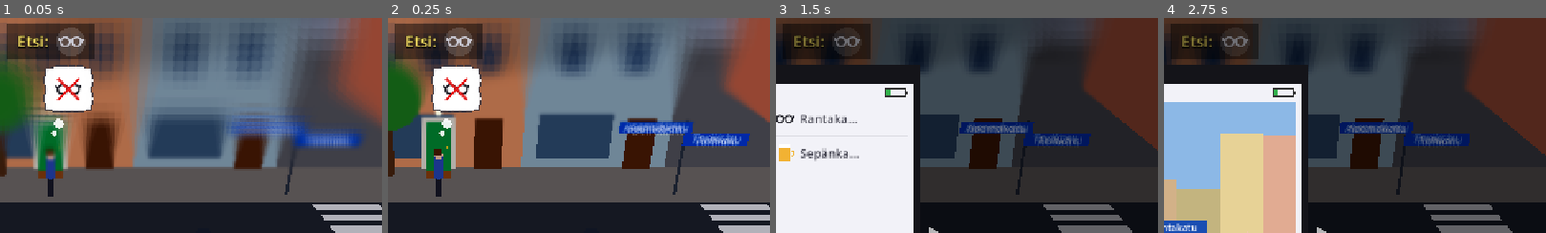
Above: before the commit, frames 1-4 (left to right).
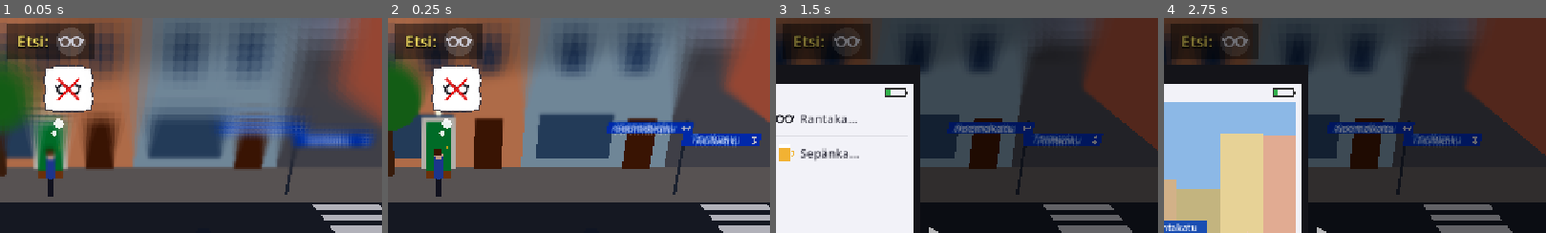
Above: after the commit, the same moments.

Repository: Ecculi/GoodMorningMoonshine
Game: Godot game, scene res://scenes/main.tscn
Two runs of this game, one before a commit and one after it. Both use one fixed random seed, a clock stepped at 60 frames per second and the inputs below.
Inputs:
- Up to frame 1 (0.05 s): no input
- Up to frame 2 (0.25 s): no input
- Up to frame 3 (1.5 s): tap Enter at 0.5 s; hold Right (move_right) 0.53-1.28 s; hold Space (action) 0.53-1.28 s; hold Down (move_down) from 1.28 s (still down); tap P (phone) at 1.35 s
- Up to frame 4 (2.75 s): release Down (move_down) at 2.03 s; hold Right (move_right) from 2.03 s (still down); tap Z at 2.1 s
The pictures show only the part of the screen within x 43-93%, y 0-50%; the shares and areas given below are measured in that part.

The runs differ from the first frame. In frame 1, 0.5% of the frame differs, in the area x 57-98%, y 48-61%; in frame 2, 1.4%, in the area x 57-98%, y 48-60%; in frame 3, 0.9%; in frame 4, 1.0%.

Commit message:
Street signs show arrows: left-right on this street, up-down on the crossing street
Co-Authored-By: Claude Opus 5.5 <noreply@anthropic.com>
Claude-Session: https://claude.ai/code/session_014p1PebUFuQA4D9T8dUNWSx

Diff:
--- a/scripts/block_builder.gd
+++ b/scripts/block_builder.gd
@@ -208,24 +208,49 @@
 		_cyl(root, Vector3(rng.randf_range(-14.0, 14.0), 0.5, -7.5), 0.3, 0.8, Color(0.2, 0.35, 0.25))
 
 
-## Blue street name signs on poles at both corners of the far sidewalk:
-## this street's name and the crossing street's name.
+## Blue street name signs on poles at both corners of the far sidewalk.
+## Upper plate: this street, with a left-right arrow (it continues to the
+## sides). Lower plate: the crossing street, with an up-down arrow (turn
+## onto it by going up or down).
 static func _signs(root: Node3D, seg: Vector3i) -> void:
 	for s in [-1, 1]:
 		var px: float = s * (BLOCK_HALF - 0.4)
 		_cyl(root, Vector3(px, 1.5, -5.4), 0.05, 3.0, Color(0.25, 0.27, 0.3))
-		_sign(root, CityMap.street_name(seg), Vector3(px - s * 1.1, 2.75, -5.36))
-		_sign(root, CityMap.cross_name(seg, s > 0), Vector3(px + s * 1.1, 2.3, -5.36))
-
-
-static func _sign(root: Node3D, text: String, pos: Vector3) -> void:
+		_sign(root, CityMap.street_name(seg), Vector3(px - s * 1.3, 2.75, -5.36), false)
+		_sign(root, CityMap.cross_name(seg, s > 0), Vector3(px + s * 1.3, 2.3, -5.36), true)
+
+
+static func _sign(root: Node3D, text: String, pos: Vector3, vertical: bool) -> void:
+	var text_w := text.length() * 0.25 + 0.3
+	var arrow_w := 0.45
+	var w := text_w + arrow_w
+	_box(root, pos, Vector3(w, 0.42, 0.05), Color(0.1, 0.3, 0.7))
 	var l := _label(text, 48, 0.008)
-	l.position = pos + Vector3(0, 0, 0.04)
+	l.position = pos + Vector3(-arrow_w * 0.5, 0, 0.04)
 	l.set_meta("real_text", text)
 	l.add_to_group("street_sign")
 	root.add_child(l)
-	var w := text.length() * 0.25 + 0.3
-	_box(root, pos, Vector3(w, 0.42, 0.05), Color(0.1, 0.3, 0.7))
+	_sign_arrow(root, pos + Vector3(w * 0.5 - arrow_w * 0.5, 0, 0.035), vertical)
+
+
+## A white double arrow made of thin boxes: up-down or left-right.
+static func _sign_arrow(root: Node3D, c: Vector3, vertical: bool) -> void:
+	var white := Color(0.95, 0.95, 0.95)
+	var half := 0.14
+	var t := 0.035
+	var shaft := Vector3(t, half * 2.0, 0.02) if vertical else Vector3(half * 2.0, t, 0.02)
+	_box(root, c, shaft, white)
+	for e in [-1.0, 1.0]:
+		var tip := c + (Vector3(0, e * half, 0) if vertical else Vector3(e * half, 0, 0))
+		for side in [-1.0, 1.0]:
+			var head := _box(root, Vector3.ZERO, Vector3(0.1, t, 0.02), white)
+			if vertical:
+				# Chevron pointing up (e = 1) or down (e = -1).
+				head.rotation.z = side * e * deg_to_rad(-45.0)
+				head.position = tip + Vector3(side * 0.033, -e * 0.033, 0)
+			else:
+				head.rotation.z = -side * e * deg_to_rad(45.0)
+				head.position = tip + Vector3(-e * 0.033, side * 0.033, 0)
 
 
 static func _label(text: String, size: int, pixel: float) -> Label3D:
Not shown, changed: DESIGN.md
